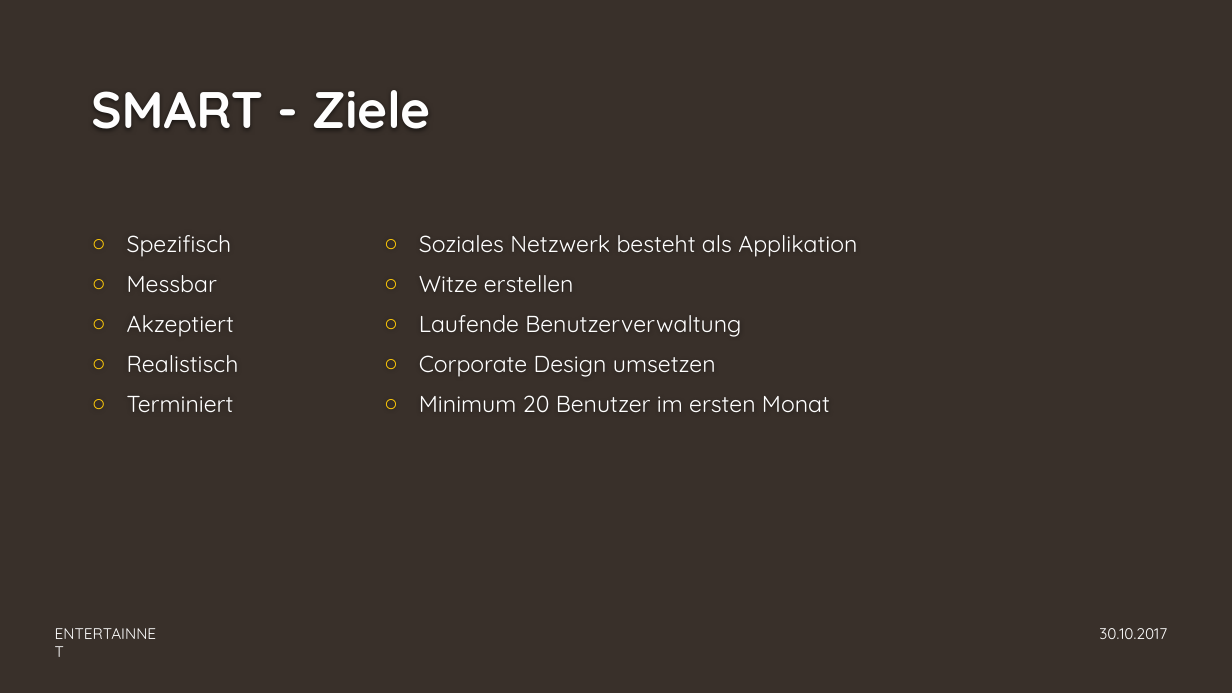
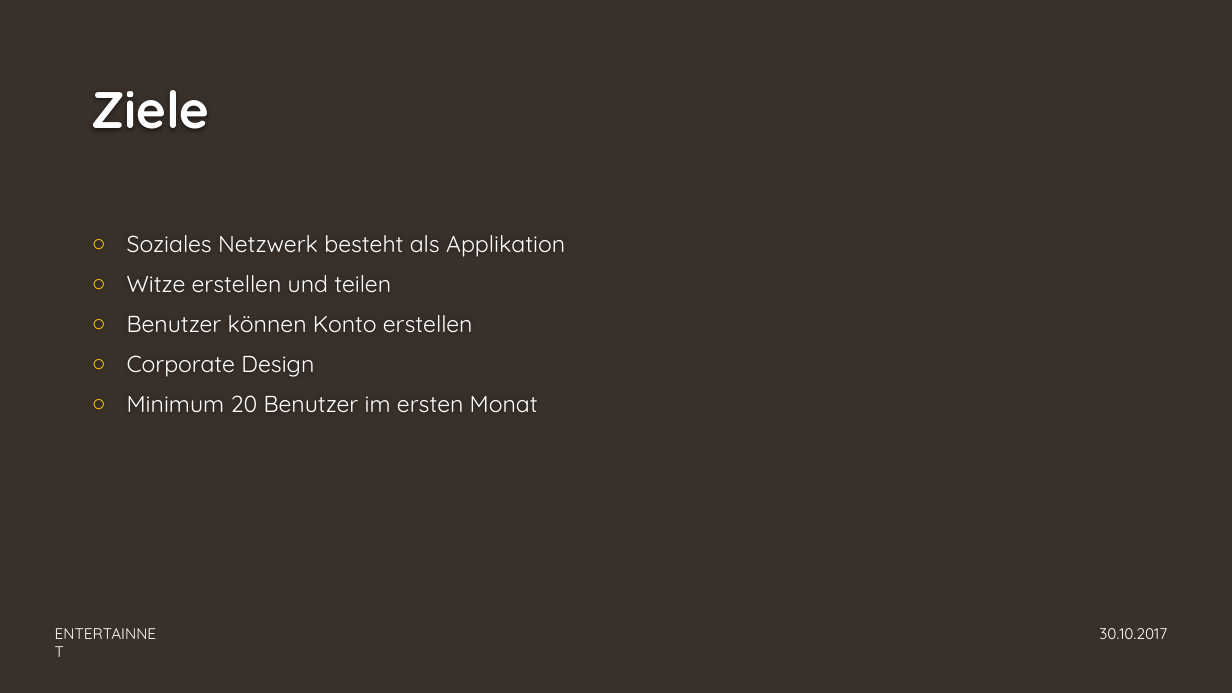
Before and after one commit to GAEBE2/Modul-306, a slide deck: slide 6 of Dokuordner/ENTERTAINNET.pptx (slide 7 before the commit). Drawn at 1232x693 pixels with LibreOffice and Linux fonts; fonts in the diff are those of the drawing; background and template pictures are left out. Boxes give left, top, right and bottom in pixels: in the first picture for what was removed or moved away, otherwise in the second. Text is boxed around its words. In the diff, an @@ line names an element or a change of style, - is before the commit and + after.

```diff
--- a/Dokuordner/ENTERTAINNET.pptx
+++ b/Dokuordner/ENTERTAINNET.pptx
@@ title at (91, 90, 209, 129): text changed @@
-SMART - Ziele
+Ziele
@@ text at (127, 235, 565, 413): text changed @@
-○ Spezifisch
-○ Messbar
-○ Akzeptiert
-○ Realistisch
-○ Terminiert
+○ Soziales Netzwerk besteht als Applikation
+○ Witze erstellen und teilen
+○ Benutzer können Konto erstellen
+○ Corporate Design
+○ Minimum 20 Benutzer im ersten Monat
@@ text removed at (419, 235, 857, 413) @@
-○ Soziales Netzwerk besteht als Applikation
-○ Witze erstellen
-○ Laufende Benutzerverwaltung
-○ Corporate Design umsetzen
-○ Minimum 20 Benutzer im ersten Monat
```
Also in this commit, not shown: 5 other slides changed, 1 slide added, 2 other files.
